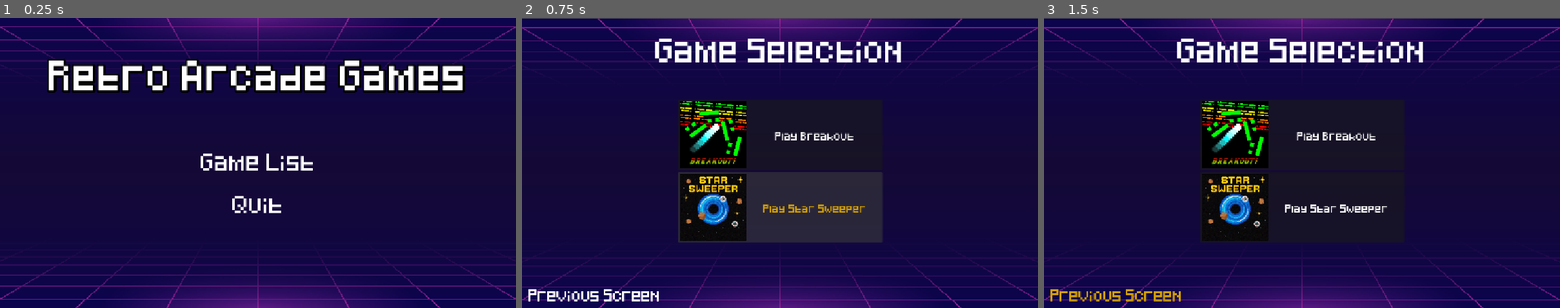
Above: before the commit, frames 1-3 (left to right).
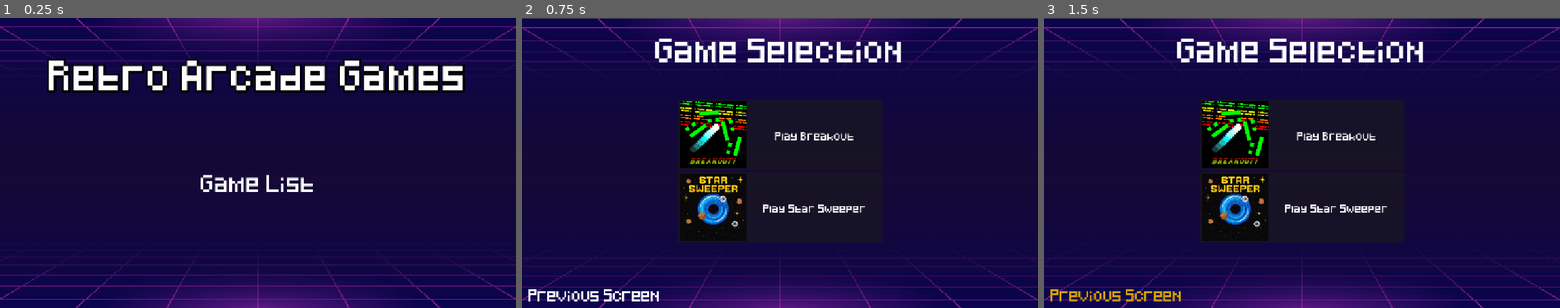
Above: after the commit, the same moments.

Repository: PowerSurge9905/retro-arcade-games
Game: Godot game, scene res://main-menu/scenes/main_menu.tscn
Two runs of this game, one before a commit and one after it. Both use one fixed random seed, a clock stepped at 60 frames per second and the inputs below.
Inputs:
- Up to frame 1 (0.25 s): no input
- Up to frame 2 (0.75 s): click "Game List" at 0.5 s
- Up to frame 3 (1.5 s): click "Previous Screen" at 1.25 s

The runs differ from the first frame. In frame 1, 1.5% of the frame differs, in the area x 38-61%, y 46-68%; in frame 2, 0.3%; in frame 3, nothing differs.

Commit message:
Minor Adjustments
Lowered volume of the menu select sound.
Made the main menu quit button invisible (trying to quit on the itch.io page just freezes the game)

Diff:
--- a/main-menu/scenes/game-select.tscn
+++ b/main-menu/scenes/game-select.tscn
@@ -87,6 +87,7 @@
 
 [node name="AudioStreamPlayer" type="AudioStreamPlayer" parent="."]
 stream = ExtResource("4_ukx5l")
+volume_db = -10.0
 
 [node name="VBoxContainer" type="VBoxContainer" parent="."]
 layout_mode = 1
--- a/main-menu/scenes/main_menu.tscn
+++ b/main-menu/scenes/main_menu.tscn
@@ -91,6 +91,7 @@
 text = "Game List"
 
 [node name="quit_btn" type="Button" parent="VBoxContainer"]
+visible = false
 layout_mode = 2
 size_flags_horizontal = 4
 size_flags_vertical = 4
@@ -112,7 +113,8 @@
 
 [node name="AudioStreamPlayer" type="AudioStreamPlayer" parent="VBoxContainer"]
 stream = ExtResource("4_jix8l")
+volume_db = -79.0
 
+[connection signal="pressed" from="VBoxContainer/game_list_btn" to="." method="_on_game_list_btn_pressed"]
 [connection signal="pressed" from="VBoxContainer/game_list_btn" to="." method="_on_startgame_btn_pressed"]
-[connection signal="pressed" from="VBoxContainer/game_list_btn" to="." method="_on_game_list_btn_pressed"]
 [connection signal="pressed" from="VBoxContainer/quit_btn" to="." method="_on_quit_btn_pressed"]
Not shown, added: export_presets.cfg
